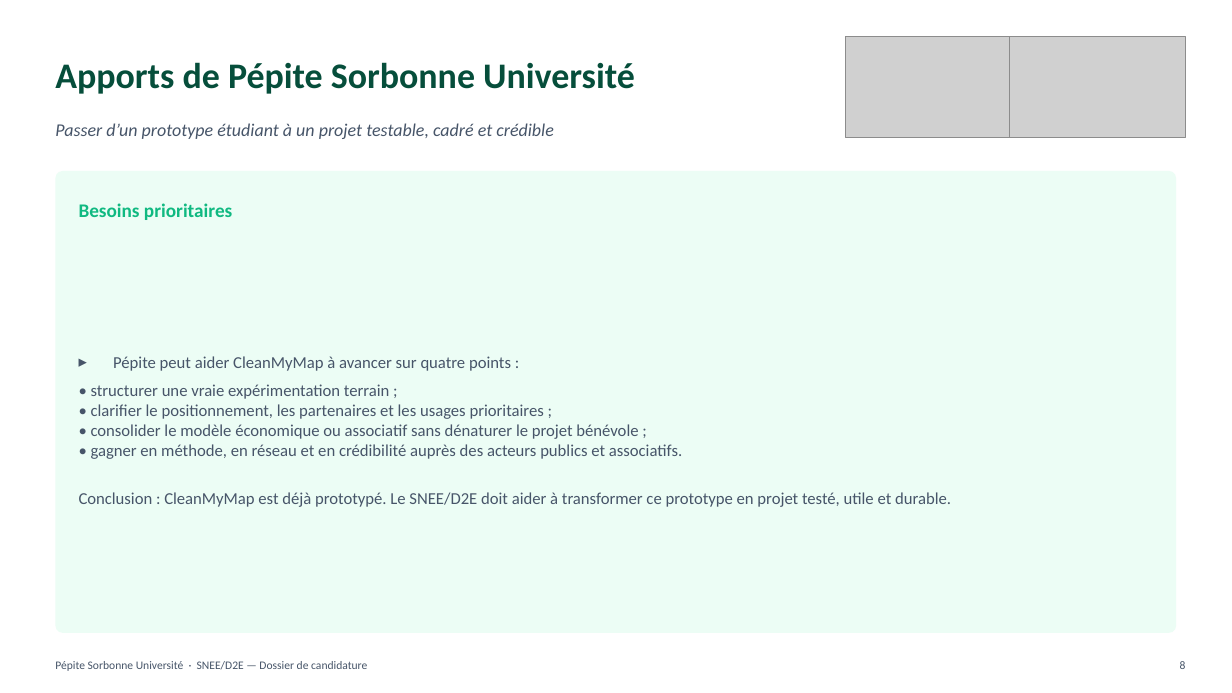
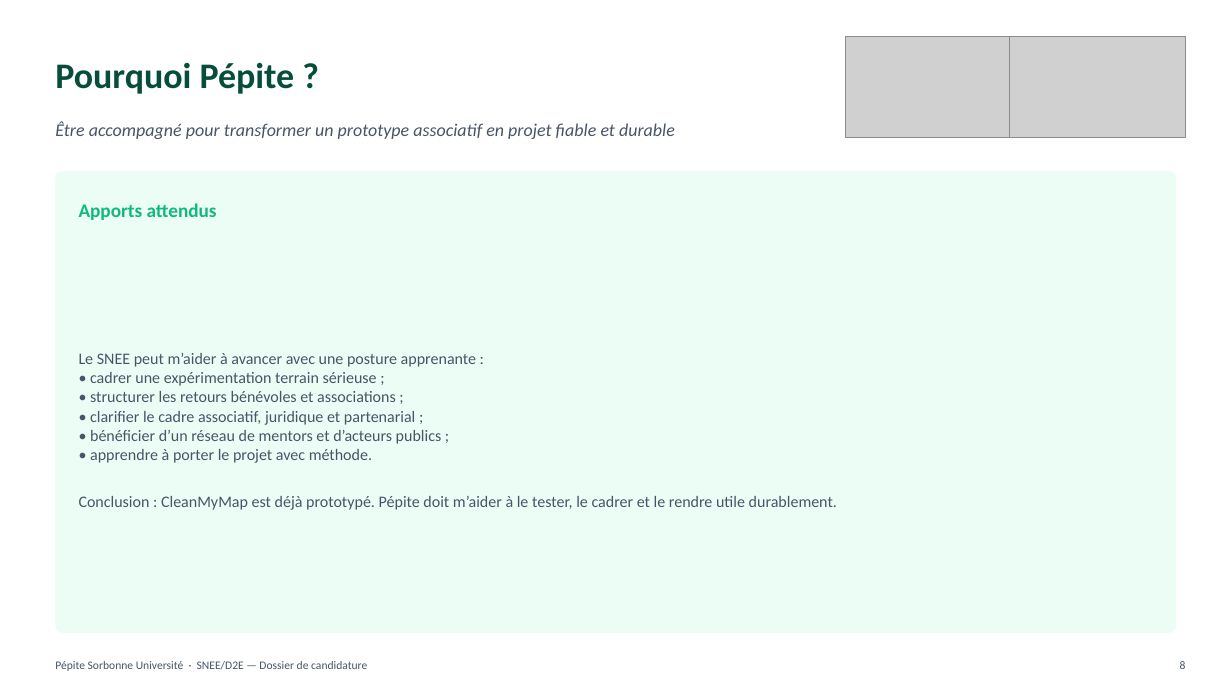
Before and after one commit to maxd4/CleanmyMap, a slide deck: slide 8 of documentation/pepite/oral-jury-6'-SNEE.pptx. Drawn at 1232x693 pixels with LibreOffice and Linux fonts; fonts in the diff are those of the drawing; grey boxes stand for pictures. Boxes give left, top, right and bottom in pixels: in the first picture for what was removed or moved away, otherwise in the second. Text is boxed around its words. In the diff, an @@ line names an element or a change of style, - is before the commit and + after.

```diff
--- a/documentation/pepite/oral-jury-6'-SNEE.pptx
+++ b/documentation/pepite/oral-jury-6'-SNEE.pptx
@@ text at box(55, 62, 295, 94): text changed @@
-Apports de Pépite Sorbonne Université
+Pourquoi Pépite ?
@@ text at box(55, 121, 675, 139): text changed @@
-Passer d’un prototype étudiant à un projet testable, cadré et crédible
+Être accompagné pour transformer un prototype associatif en projet fiable et durable
@@ text at box(79, 203, 217, 220): text changed @@
-Besoins prioritaires
+Apports attendus
@@ text at box(79, 353, 837, 510): text changed; size 13 to 12.5 pt @@
-▸ Pépite peut aider CleanMyMap à avancer sur quatre points :
-• structurer une vraie expérimentation terrain ;
-• clarifier le positionnement, les partenaires et les usages prioritaires ;
-• consolider le modèle économique ou associatif sans dénaturer le projet bénévole ;
-• gagner en méthode, en réseau et en crédibilité auprès des acteurs publics et associatifs.
-Conclusion : CleanMyMap est déjà prototypé. Le SNEE/D2E doit aider à transformer ce prototype en projet testé, utile et durable.
+Le SNEE peut m’aider à avancer avec une posture apprenante :
+• cadrer une expérimentation terrain sérieuse ;
+• structurer les retours bénévoles et associations ;
+• clarifier le cadre associatif, juridique et partenarial ;
+• bénéficier d’un réseau de mentors et d’acteurs publics ;
+• apprendre à porter le projet avec méthode.
+Conclusion : CleanMyMap est déjà prototypé. Pépite doit m’aider à le tester, le cadrer et le rendre utile durablement.
```
Also in this commit, not shown: 7 other slides changed.
